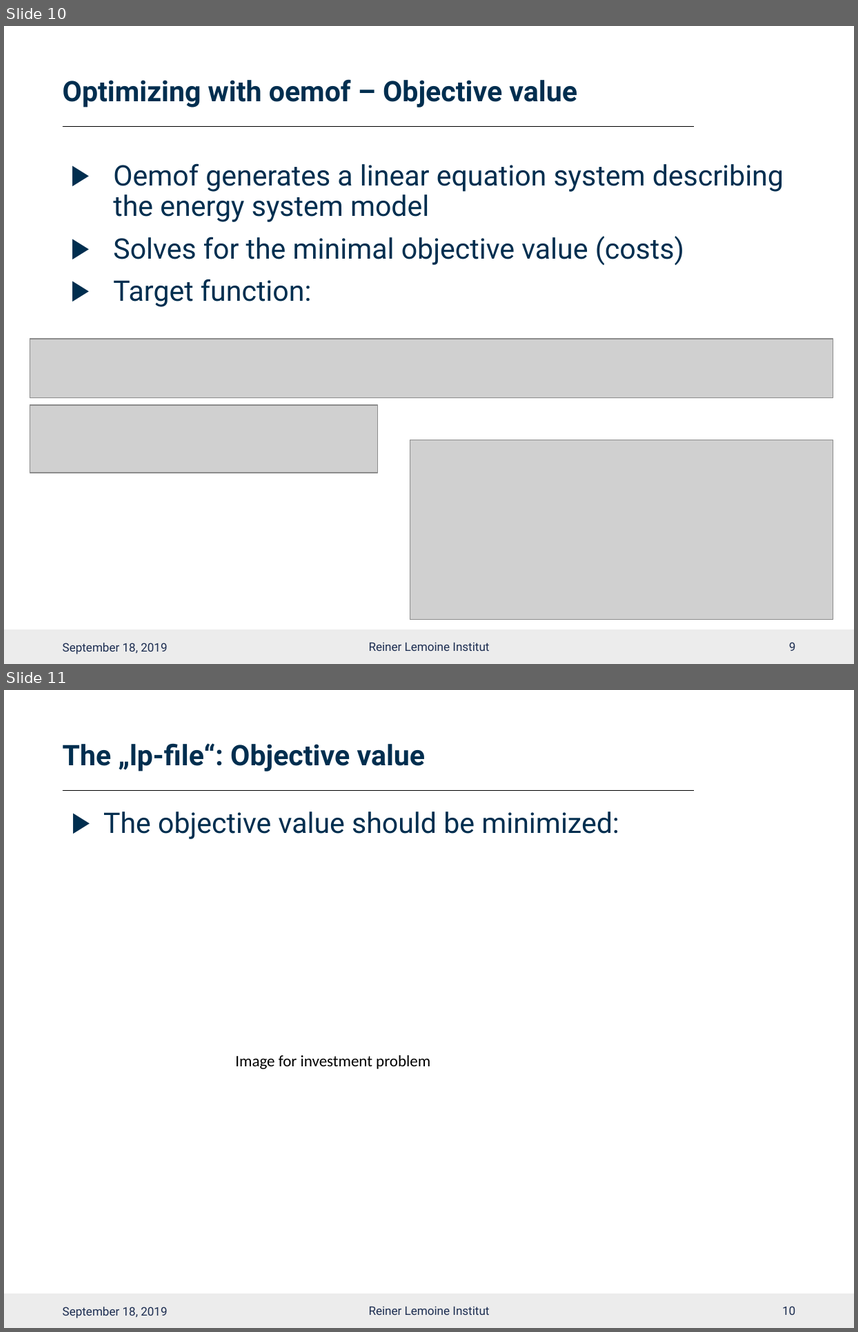
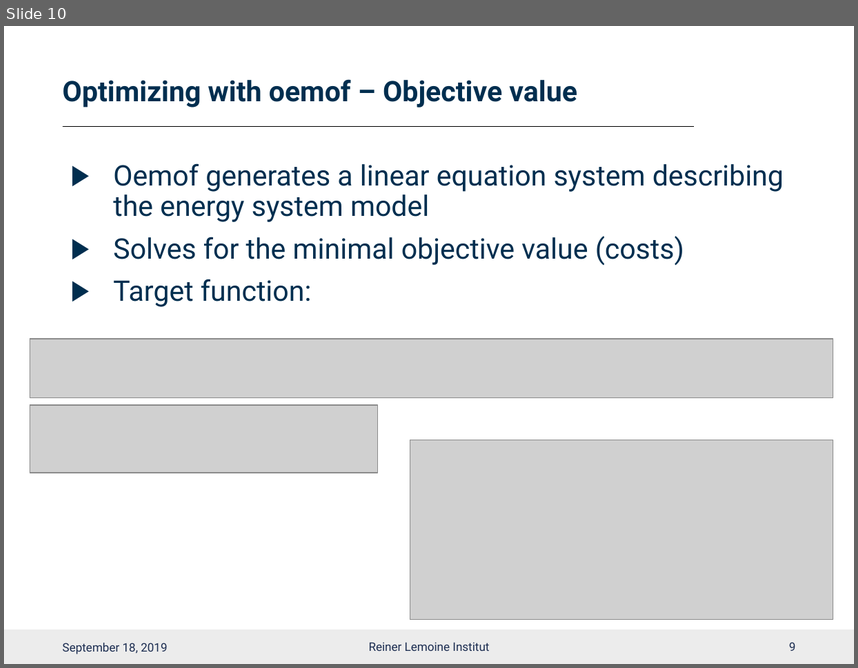
Before and after one commit to smartie2076/oemof_workshop, a slide deck: Oemof_Workshop_07_Constraints.pptx. Shown one above the other, each under a label of ours: slides 10 and 11 before the commit, slide 10 after it. The pictures are 858x1332 and 858x668 pixels, drawn with LibreOffice and Linux fonts; fonts in the diff are those of the drawing; grey boxes stand for pictures; background and template pictures are left out. Boxes give left, top, right and bottom in pixels: in the first picture for what was removed or moved away, otherwise in the second. Text is boxed around its words. In the diff, an @@ line names an element or a change of style, - is before the commit and + after.

```diff
--- a/Oemof_Workshop_07_Constraints.pptx
+++ b/Oemof_Workshop_07_Constraints.pptx
@@ slide 11 removed at (4, 690, 854, 1328), background #FFFFFF; not listed: 2 template elements that a slide beside it also shows @@
@@ title removed at (63, 743, 426, 771) @@
-The „lp-file“: Objective value
@@ text removed at (103, 811, 619, 839) @@
-▶ The objective value should be minimized:
@@ text removed at (235, 1055, 430, 1069) @@
-Image for investment problem
@@ text removed at (63, 1306, 167, 1318) @@
-September 18, 2019
@@ text removed at (369, 1305, 489, 1314) @@
-Reiner Lemoine Institut
@@ page number removed at (782, 1305, 795, 1314) @@
-10
```
Also in this commit, not shown: 12 slides changed, 1 other slide removed, 1 other file.
